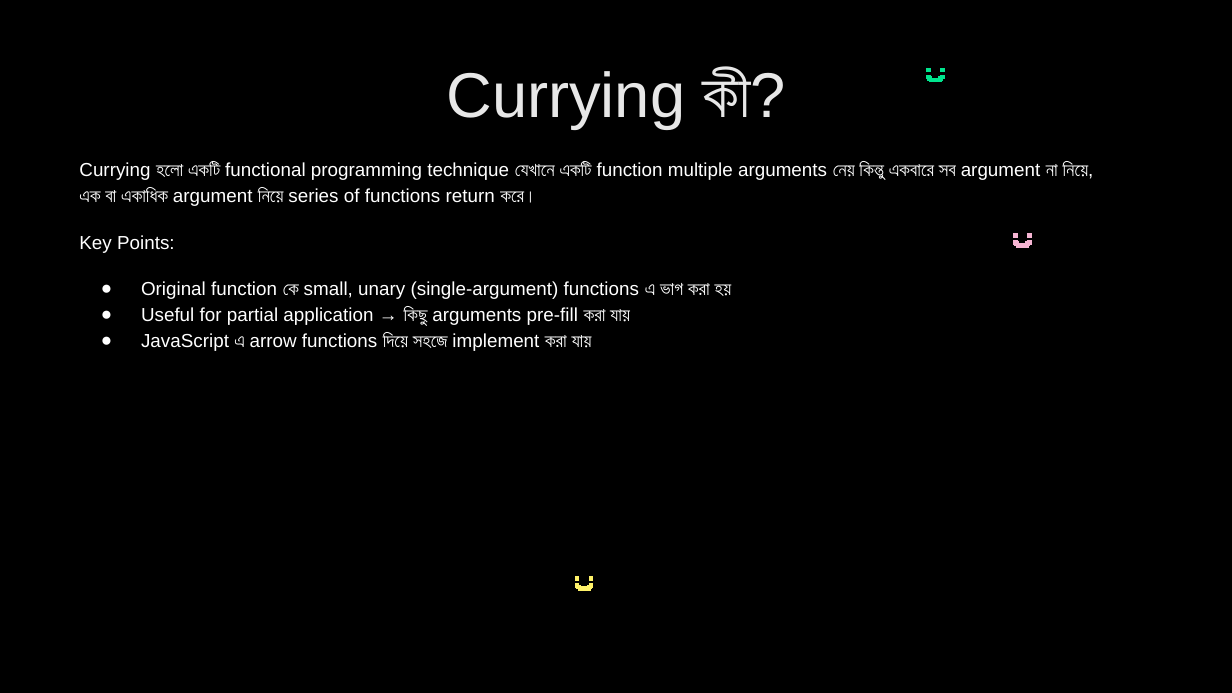
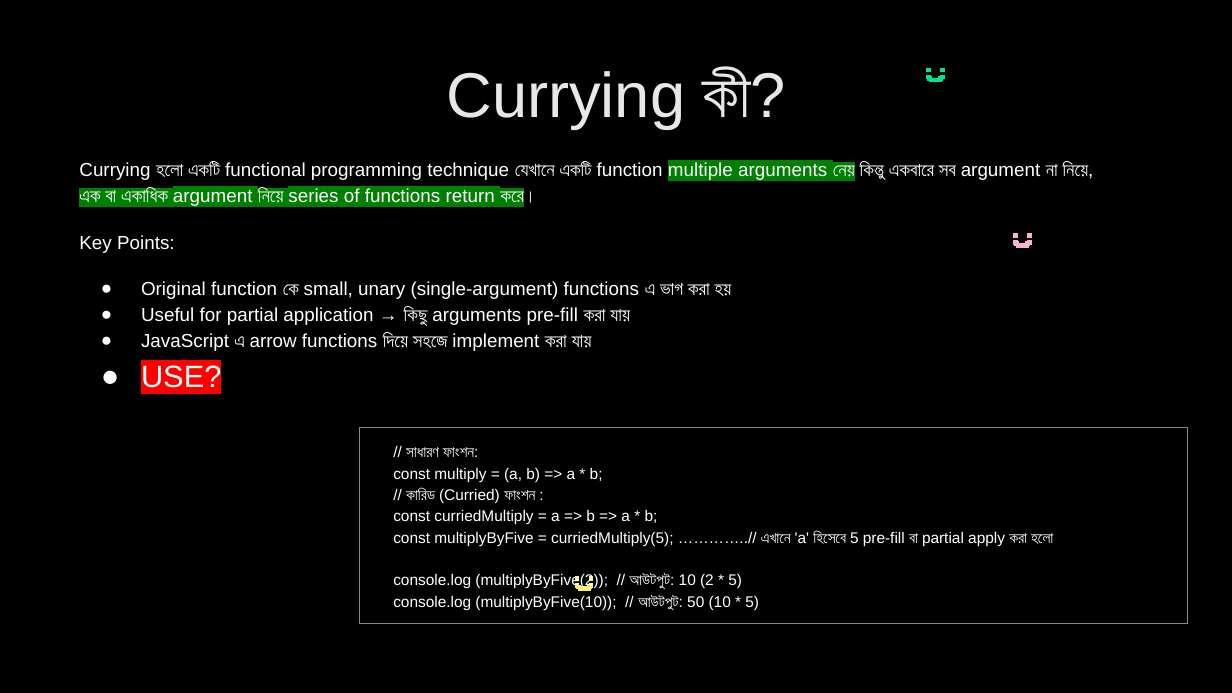
Before and after one commit to nabila-nuzhat/class-js, a slide deck: slide 30 of Interview Question JavaScript_HIGHLIGHTED.pptx. Drawn at 1232x693 pixels with LibreOffice and Linux fonts; fonts in the diff are those of the drawing. Boxes give left, top, right and bottom in pixels: in the first picture for what was removed or moved away, otherwise in the second. Text is boxed around its words. In the diff, an @@ line names an element or a change of style, - is before the commit and + after.

```diff
--- a/Interview Question JavaScript_HIGHLIGHTED.pptx
+++ b/Interview Question JavaScript_HIGHLIGHTED.pptx
@@ text at (x1=79, y1=162, x2=1094, y2=209): highlight none to #008000 in "multiple arguments নেয় এক বা একাধিক argument ..." @@
@@ text at (x1=141, y1=365, x2=221, y2=388): paragraph added @@
+● USE?
@@ rectangle added at (x1=360, y1=428, x2=1188, y2=625), outline #898989 0.75 pt, 9 pt, text #FFFFFF @@
+// সাধারণ ফাংশন:
+const multiply = (a, b) => a * b;
+// কারিড (Curried) ফাংশন :
+const curriedMultiply = a => b => a * b;
+const multiplyByFive = curriedMultiply(5); …………..// এখানে 'a' হিসেবে 5 pre-fill বা partial apply করা হলো
+console.log (multiplyByFive(2)); // আউটপুট: 10 (2 * 5)
+console.log (multiplyByFive(10)); // আউটপুট: 50 (10 * 5)
```
Also in this commit, not shown: 4 other slides changed, 1 slide added.
